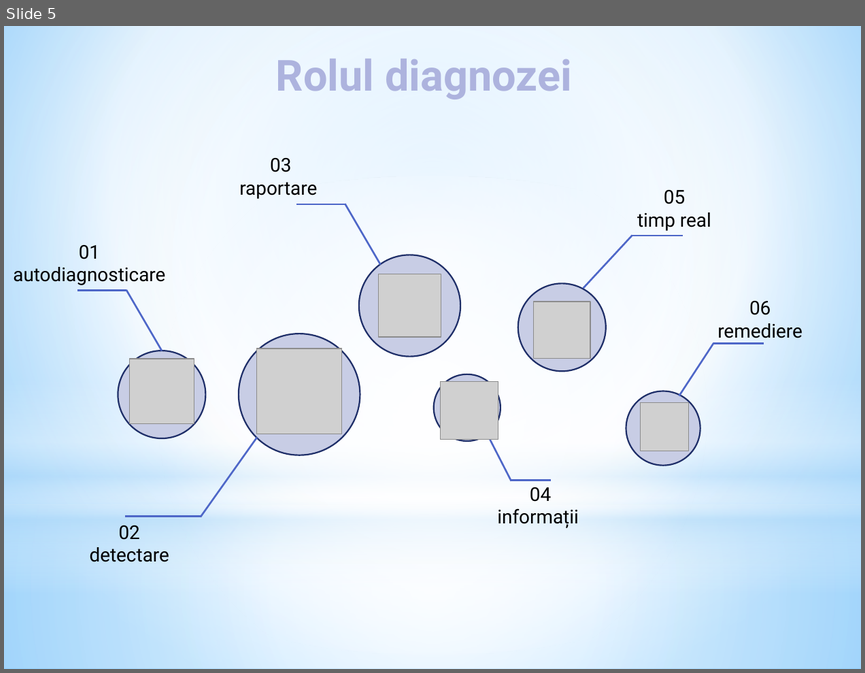
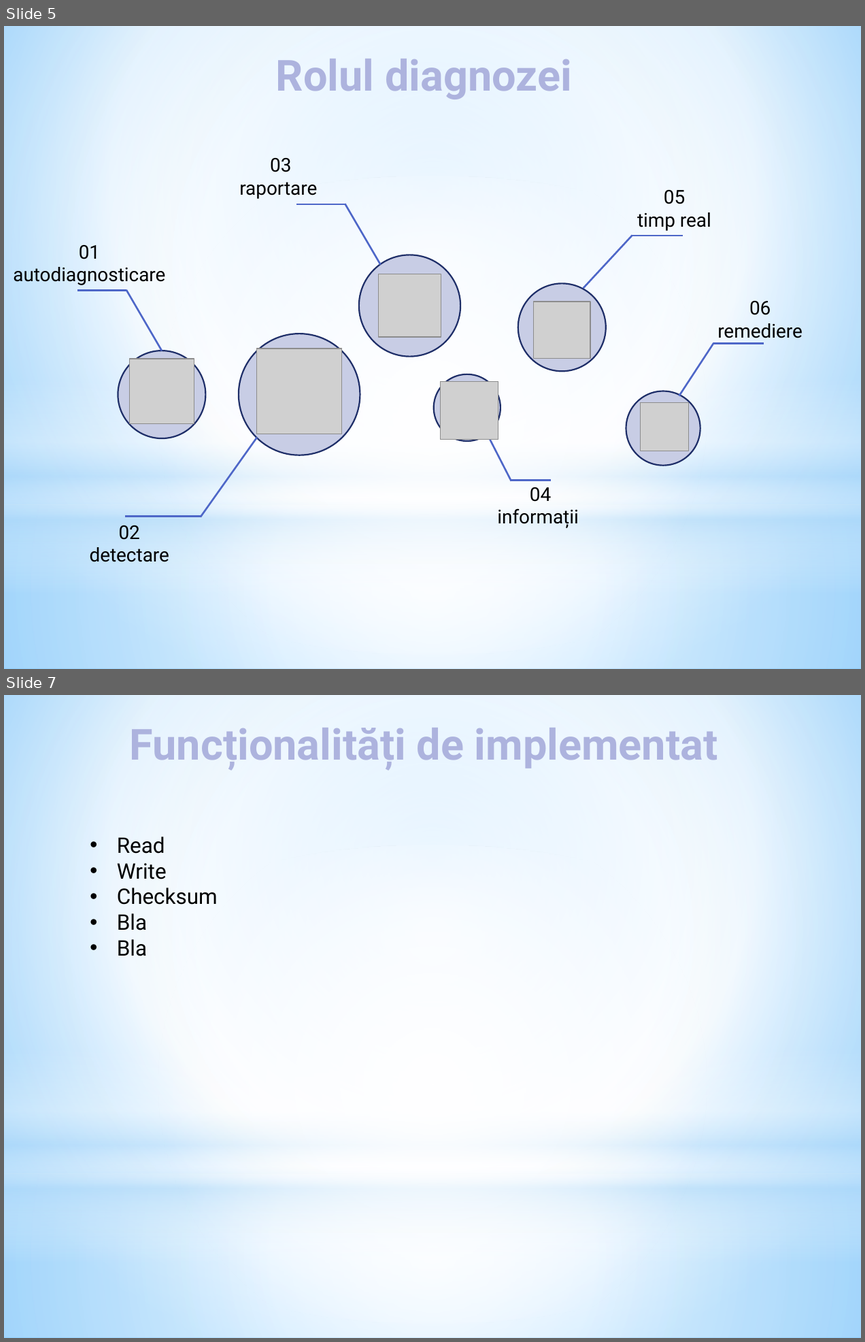
Before and after one commit to MihaiBadescu/Licenta, a slide deck: Licenta.pptx. Shown one above the other, each under a label of ours: slide 5 before the commit, slides 5 and 7 after it; the slides between them are not shown. The pictures are 865x673 and 865x1342 pixels, drawn with LibreOffice and Linux fonts; fonts in the diff are those of the drawing; grey boxes stand for pictures. Boxes give left, top, right and bottom in pixels: in the first picture for what was removed or moved away, otherwise in the second. Text is boxed around its words. In the diff, an @@ line names an element or a change of style, - is before the commit and + after.

```diff
--- a/Licenta.pptx
+++ b/Licenta.pptx
@@ slide 7 added at box(4, 695, 861, 1338), background gradient #9ED5FF to #FFFFFF to #5BB9FF; not listed: 4 template elements that a slide beside it also shows @@
@@ text added at box(130, 728, 717, 770), 36 pt, text gradient #8D9CFF to #3A4C94, bold @@
+Funcționalități de implementat
@@ text added at box(117, 836, 218, 956), 18 pt, text #000000 @@
+• Read
+• Write
+• Checksum
+• Bla
+• Bla
```
Also in this commit, not shown: 2 slides changed, 4 other slides added, 5 slides removed.
